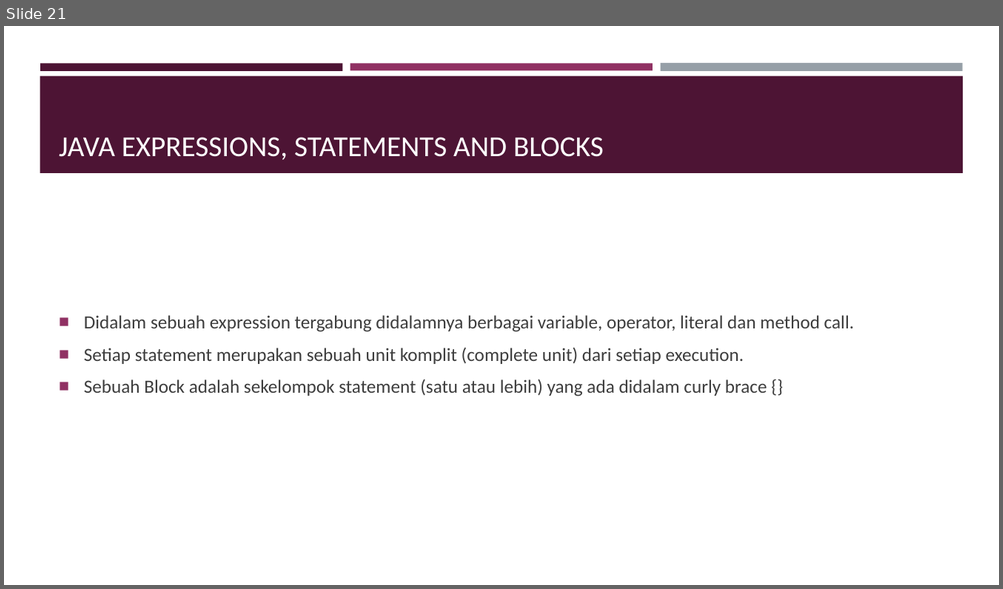
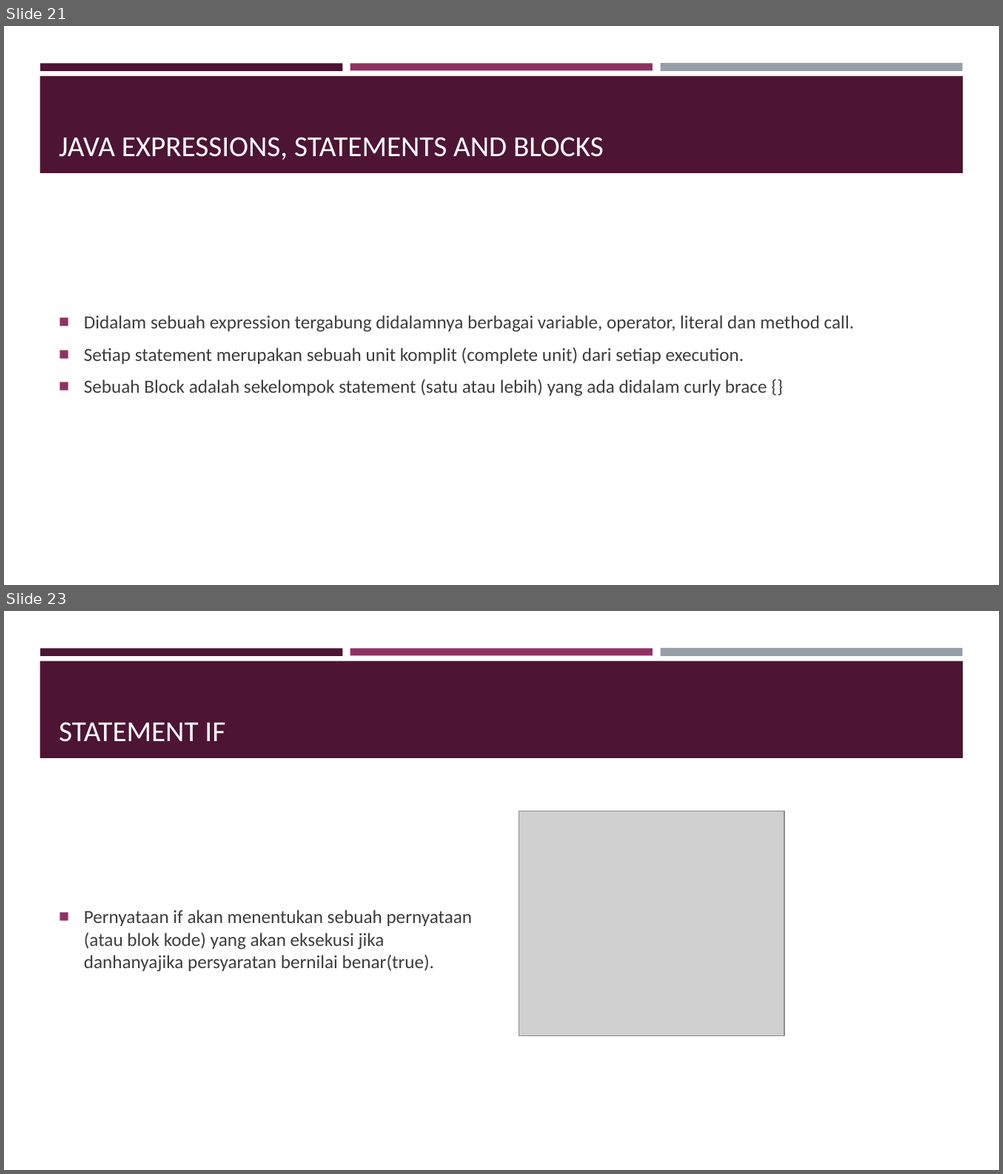
Before and after one commit to ahmadcahyana/bootcamp_java_fundamental, a slide deck: Bootcamp.pptx. Shown one above the other, each under a label of ours: slide 21 before the commit, slides 21 and 23 after it; the slides between them are not shown. The pictures are 1003x589 and 1003x1174 pixels, drawn with LibreOffice and Linux fonts; fonts in the diff are those of the drawing; grey boxes stand for pictures. Boxes give left, top, right and bottom in pixels: in the first picture for what was removed or moved away, otherwise in the second. Text is boxed around its words. In the diff, an @@ line names an element or a change of style, - is before the commit and + after.

```diff
--- a/Bootcamp.pptx
+++ b/Bootcamp.pptx
@@ slide 23 added at (4,611,999,1170), background #FFFFFF; not listed: 4 template elements that a slide beside it also shows @@
@@ title added at (59,722,225,742), 28 pt, text #FFFFFF @@
+STATEMENT IF
@@ picture added at (519,812,784,1037) @@
@@ text added at (84,910,472,972), 18 pt, text #3D3D3D @@
+■ Pernyataan if akan menentukan sebuah pernyataan (atau blok kode) yang akan eksekusi jika danhanyajika persyaratan bernilai benar(true).
```
Also in this commit, not shown: 10 other slides added, 2 other files.
